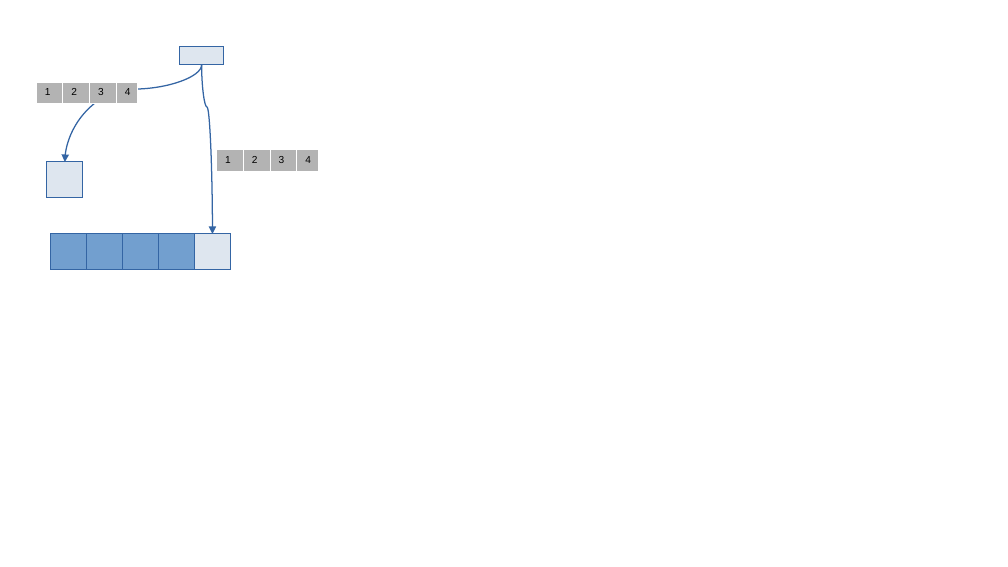
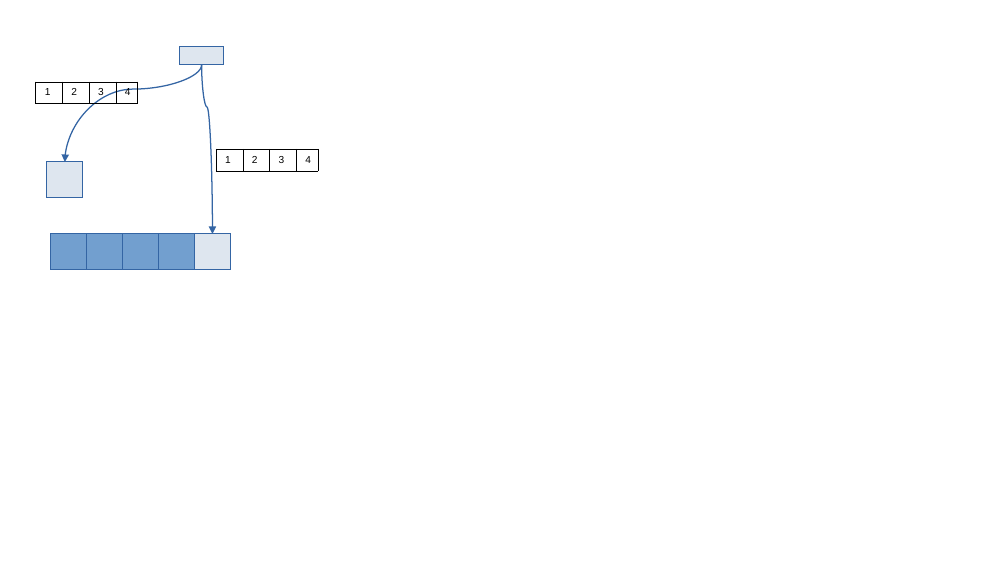
Before and after one commit to reddy2004/REDFS_Storage_Spaces, a slide deck: slide 9 of REDFS_Storage_Spaces/Data/redfs_presentation.odp (slide 5 before the commit). Drawn at 1008x567 pixels with LibreOffice and Linux fonts; fonts in the diff are those of the drawing. Boxes give left, top, right and bottom in pixels: in the first picture for what was removed or moved away, otherwise in the second. Text is boxed around its words. In the diff, an @@ line names an element or a change of style, - is before the commit and + after.

```diff
--- a/REDFS_Storage_Spaces/Data/redfs_presentation.odp
+++ b/REDFS_Storage_Spaces/Data/redfs_presentation.odp
@@ table at bbox=[36, 82, 137, 104] @@
@@ fill #B3B3B3 to none in row 1 @@
@@ borders changed @@
@@ table at bbox=[216, 149, 317, 171] @@
@@ fill #B3B3B3 to none in row 1 @@
@@ borders changed @@
```
Also in this commit, not shown: 3 other slides changed, 4 slides added, 4 other files.
